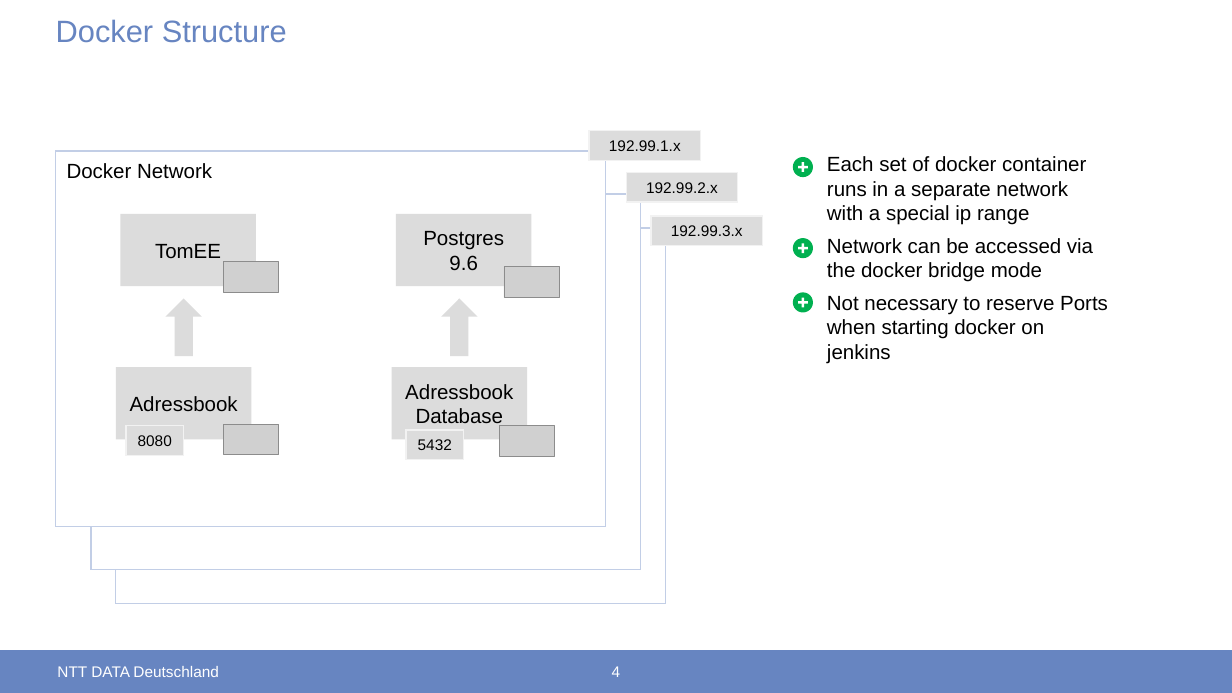
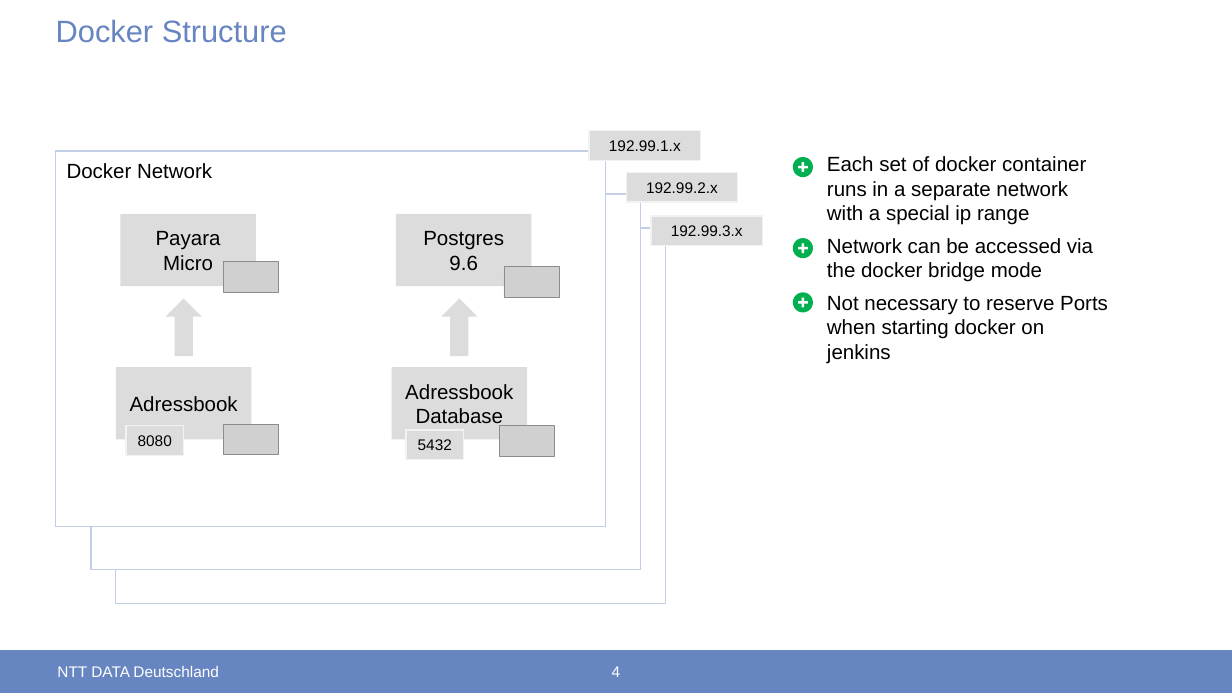
Before and after one commit to AGouia/hands-on, a slide deck: slide 4 of dockerized-pipeline/dockerized-pipeline.pptx. Drawn at 1232x693 pixels with LibreOffice and Linux fonts; fonts in the diff are those of the drawing; grey boxes stand for pictures; background and template pictures are left out. Boxes give left, top, right and bottom in pixels: in the first picture for what was removed or moved away, otherwise in the second. Text is boxed around its words. In the diff, an @@ line names an element or a change of style, - is before the commit and + after.

Commit message:
update slide to use payara micro

```diff
--- a/dockerized-pipeline/dockerized-pipeline.pptx
+++ b/dockerized-pipeline/dockerized-pipeline.pptx
@@ text in rectangle at (156, 231, 221, 270): text changed @@
-TomEE
+Payara Micro
```
